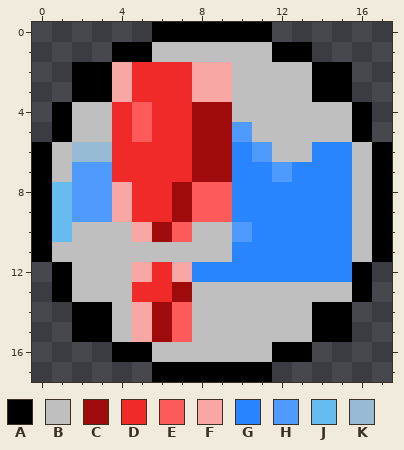
File history of a pixel-art sprite, src/main/resources/DungeonIcon.png. This is how it looked before the edit.
The file is 18x18 pixels.
Palette (. is transparent): A #000001  B #bfbfc0  C #9f0b0b  D #f02a29  E #fc5b5a  F #f9a7a4  G #2985fd  H #4e9afd  J #66bbef  K #98bbd5
Pixels before, first column x 0:
 0 ......AAAAAA......
 1 ....AABBBBBBAA....
 2 ..AAFDDDFFBBBBAA..
 3 ..AAFDDDFFBBBBAA..
 4 .ABBDEDDCCBBBBBBA.
 5 .ABBDEDDCCHBBBBBA.
 6 ABKKDDDDCCGHBBGGBA
 7 ABHHDDDDCCGGHGGGBA
 8 AJHHFDDCEEGGGGGGBA
 9 AJHHFDDCEEGGGGGGBA
10 AJBBBFCEBBHGGGGGBA
11 ABBBBBBBBBGGGGGGBA
12 .ABBBFDFGGGGGGGGA.
13 .ABBBDDCBBBBBBBBA.
14 ..AABFCEBBBBBBAA..
15 ..AABFCEBBBBBBAA..
16 ....AABBBBBBAA....
17 ......AAAAAA......
After:
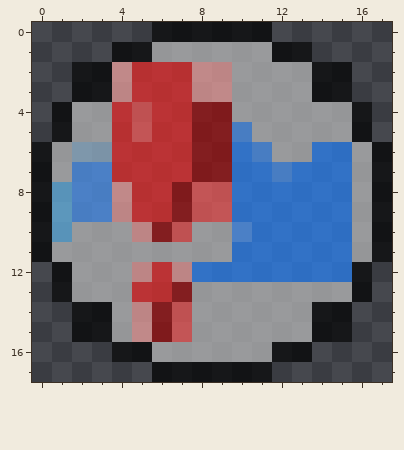
Changes in this commit:
colour A: #000001 -> #000001af
colour B: #bfbfc0 -> #bfbfc0af
colour C: #9f0b0b -> #9f0b0baf
colour D: #f02a29 -> #f02a29af
colour E: #fc5b5a -> #fc5b5aaf
colour F: #f9a7a4 -> #f9a7a4af
colour G: #2985fd -> #2985fdaf
colour H: #4e9afd -> #4e9afdaf
colour J: #66bbef -> #66bbefaf
colour K: #98bbd5 -> #98bbd5af
Boxes around the changes in both pictures, in picture pixels (x1, y1, x2, y2):
changed: (32, 22, 392, 382)
